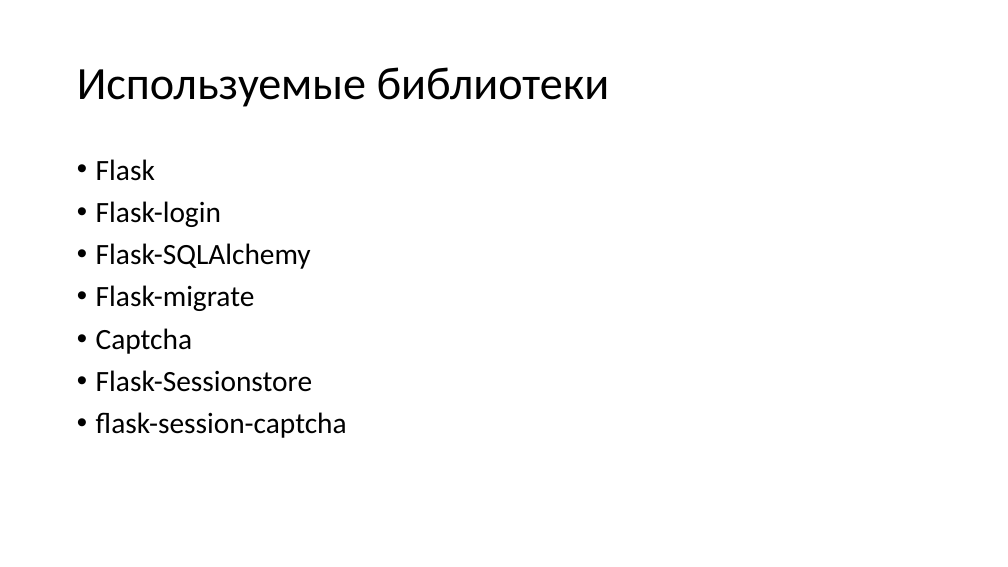
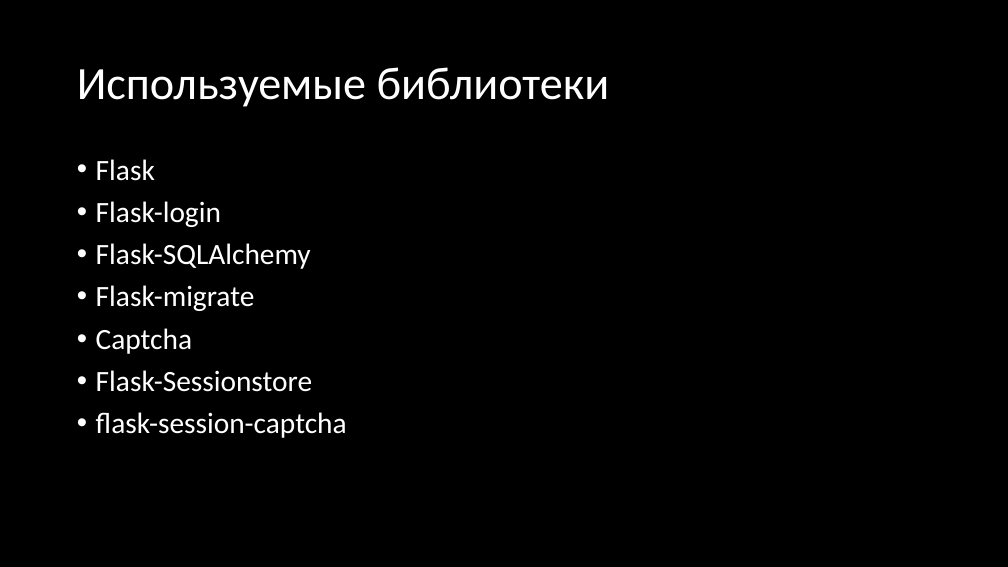
Before and after one commit to ultrasaks/bShop_web, a slide deck: slide 17 of проект.pptx (slide 4 before the commit). Drawn at 1008x567 pixels with LibreOffice and Linux fonts; fonts in the diff are those of the drawing. Boxes give left, top, right and bottom in pixels: in the first picture for what was removed or moved away, otherwise in the second. Text is boxed around its words. In the diff, an @@ line names an element or a change of style, - is before the commit and + after.

```diff
--- a/проект.pptx
+++ b/проект.pptx
@@ background #FFFFFF to #000000 @@
@@ title "Используемые библиотеки" at <box>77,67,610,107</box>: text colour #000000 to #FFFFFF @@
@@ text "Flask" at <box>96,159,347,438</box>: text colour #000000 to #FFFFFF @@
```
Also in this commit, not shown: 5 other slides changed, 12 slides added, 5 slides removed.
